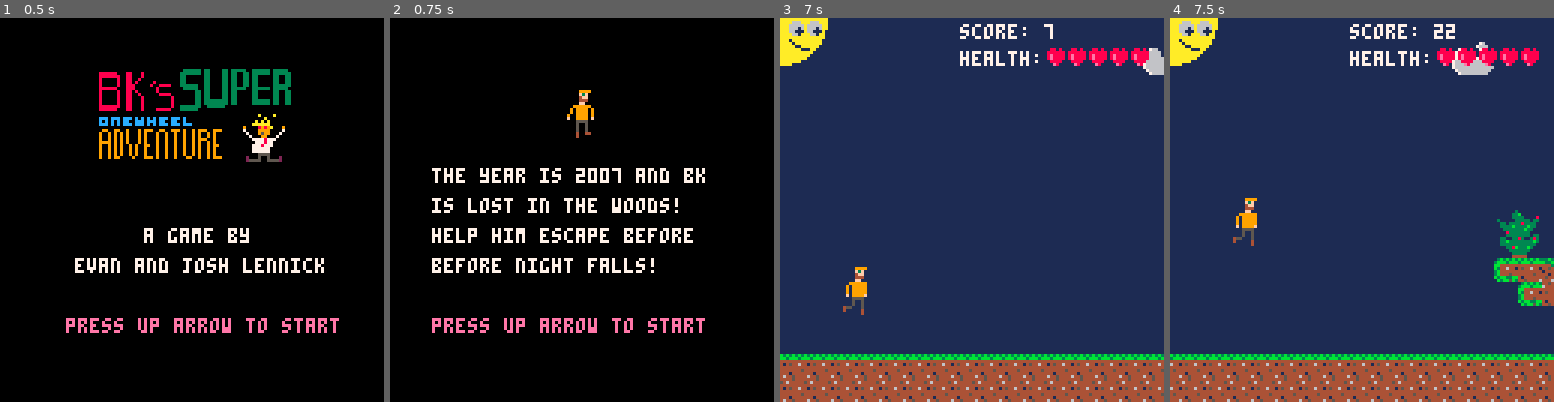
Above: before the commit, frames 1-4 (left to right).
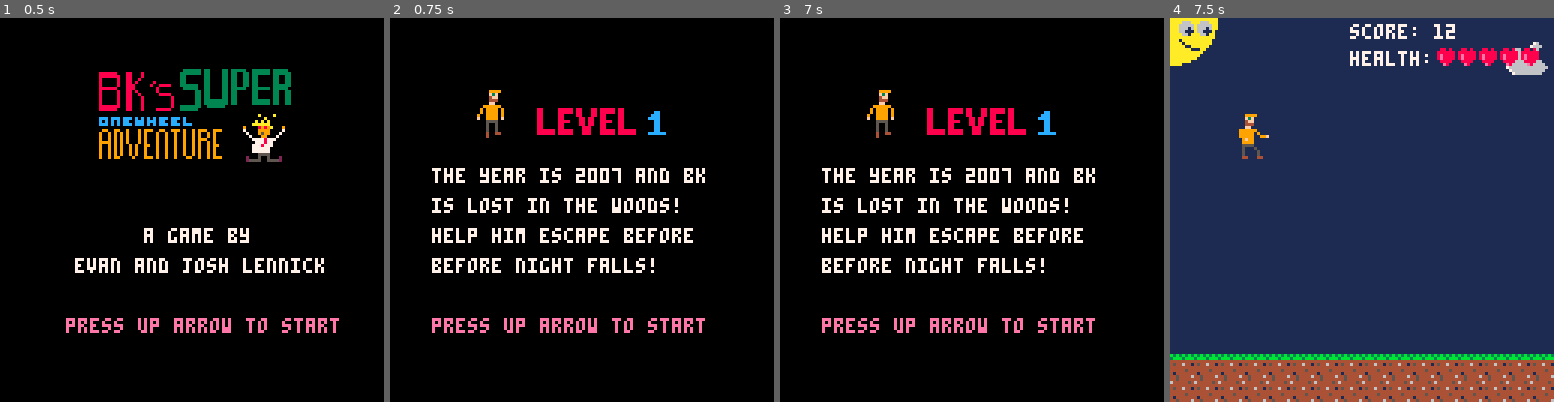
Above: after the commit, the same moments.

Repository: elennick/bksowa
Game: PICO-8 cartridge bksowa.p8
The game is run twice, just before and just after one commit, with the same random seed, the same clock (stepped at 60 frames per second) and the same inputs.
Inputs:
- Up to frame 1 (0.5 s): tap X (X key) at 0.33 s
- Up to frame 2 (0.75 s): tap O (Z key) at 0.7 s
- Up to frame 3 (7 s): tap X (X key) at 1.07, 1.85, 2.97, 4.08, 5.2, 6.32 s; hold Right 1.6-2.1 s; tap O (Z key) every 0.4 s from 1.7 to 6.9 s; hold Up 2.15-2.42 s; hold Right 2.47-3.03 s; hold Left 3.08-3.58 s; hold Down 3.63-3.97 s; hold Right 4.02-4.68 s; hold Up 4.73-5.03 s; hold Left 5.08-5.68 s; hold Down 5.73-6.03 s; hold Right 6.08-6.58 s; hold Right from 6.63 s (still down)
- Up to frame 4 (7.5 s): release Right at 7.13 s; hold Up 7.18-7.45 s; tap O (Z key) at 7.3 s; tap X (X key) at 7.43 s

Frame 1 is identical in both runs. In frame 2, 1.6% of the frame differs, in the area x 22-72%, y 18-32%; in frame 3, 100%, in the area x 0-100%, y 0-100%; in frame 4, 7.1%.

Commit message:
final artifacts

Diff:
--- a/bksowa.p8
+++ b/bksowa.p8
@@ -126,7 +126,7 @@
 end
 
 function loadscreen(s)
-  if tslsc < 15 then return end
+  if tslsc < 20 then return end
 
   screen=s
   tslsc=0
@@ -400,7 +400,7 @@
 
 function drawtitlescreen()
 		camera(0,0)
-		spr(192, 32, 16, 10, 64)
+		spr(192, 32, 16, 9, 64)
 	 color(7)
 	 print("a game by", 48, 70)
 	 print("evan and josh lennick", 25, 80)
@@ -435,20 +435,24 @@
 
 function drawlevelintro()
   camera(0,0)
-  spr(l[cl].psprites[1],56,24,2,2)
+  spr(l[cl].psprites[1],26,24,2,2)
   color(7)
+  spr(233,48,24,5,2)
 
   if cl==1 then
+    spr(201,84,31,1,1)
     print("the year is 2007 and bk",14,50)
     print("is lost in the woods!",14,60)
     print("help him escape before",14,70)
     print("before night falls!",14,80)
   elseif cl==2 then
+    spr(202,84,31,1,1)
     print("the year is 2010 and bk",14,50)
     print("is snowboarding! help him",14,60)
     print("enjoy the day without",14,70)
     print("breaking his face!",14,80)
   else
+    spr(203,84,31,1,1)
     print("the year is 2019 and bk",14,50)
     print("is onewheeling to work!",14,60)
     print("help him get there without",14,70)
Not shown, changed: 17 lines of the sprite sheet (__gfx__) section of bksowa.p8
Not shown, changed: the sound effects (__sfx__) section of bksowa.p8
Not shown, added: bksowa.js
Not shown, added: bksowa.zip
Not shown, added: bksowa_1.gif
Not shown, added: bksowa_2.gif
Not shown, added: index.html
